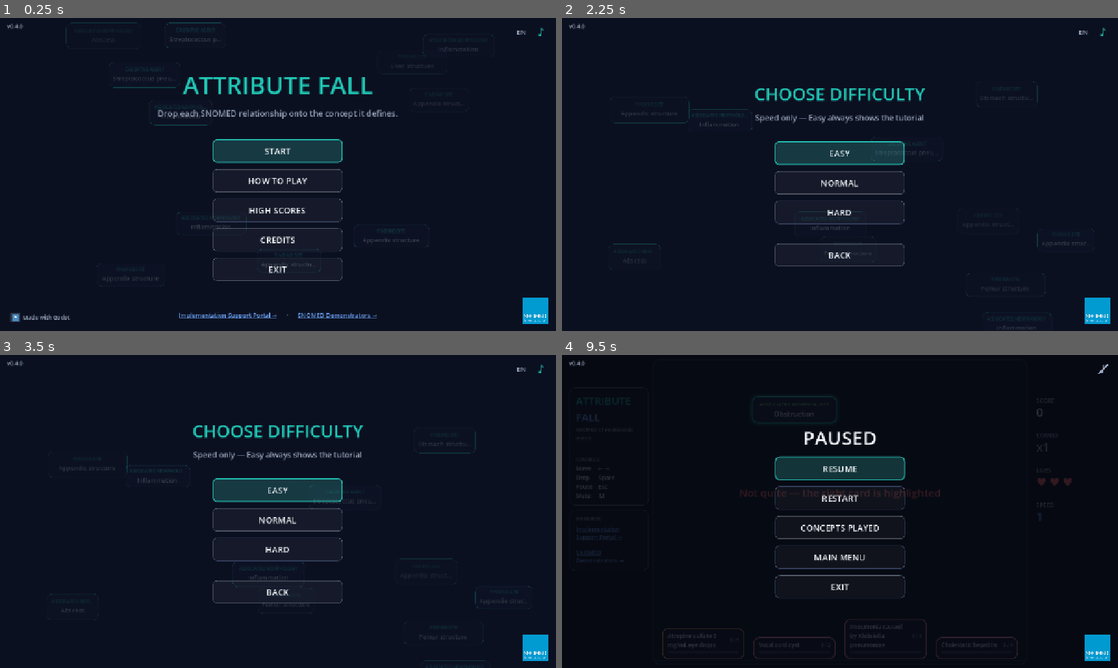
Above: before the commit, frames 1-4 (two rows, left to right).
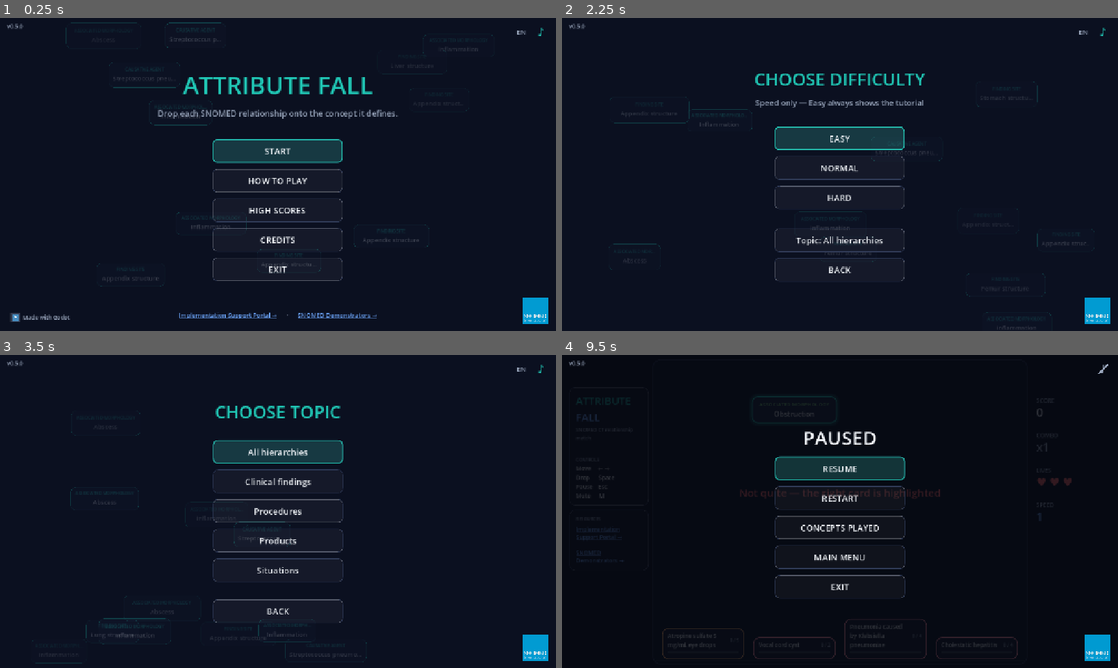
Above: after the commit, the same moments.

Repository: alopezo/attribute-fall
Game: Godot game, scene res://scenes/main.tscn
Two runs of this game, one before a commit and one after it. Both use one fixed random seed, a clock stepped at 60 frames per second and the inputs below. The engine's default icon, where the game draws it, is replaced by a stand-in: a white triangle on a blue panel in a dark square.
Inputs (mouse positions are in pixels of both pictures, inside the frame that each line leads up to):
- Up to frame 1 (0.25 s): no input
- Up to frame 2 (2.25 s): click "START" at 0.5 s; click "BACK" at 1.25 s; click "START" at 2 s
- Up to frame 3 (3.5 s): click (278, 577) at 2.75 s, where only the run after the commit has a clickable "Topic: All hierarchies"
- Up to frame 4 (9.5 s): click (840, 452) at 3.5 s, where only the run after the commit has a clickable "All hierarchies"; click "EASY" at 4.25 s; click "♪" at 5 s; tap Enter at 5.75 s; move the mouse to (701, 642) at 5.77 s; hold Right (af_right) 5.78-6.53 s; hold Space (af_hard) 5.78-6.53 s; click (701, 642) at 5.92 s; move the mouse to (795, 649) at 6.52 s; hold S 6.53-7.28 s; tap Down (af_soft) at 6.6 s; click (795, 649) at 6.67 s; move the mouse to (884, 639) at 7.27 s; hold Right (af_right) 7.28-8.78 s; tap J at 7.35 s; click (884, 639) at 7.42 s; move the mouse to (979, 649) at 8.02 s; tap L at 8.1 s; click (979, 649) at 8.17 s; move the mouse to (1006, 558) at 8.77 s; hold Left (af_left) from 8.78 s (still down); hold Space (af_hard) from 8.78 s (still down); tap Escape (af_pause) at 9.4 s

The runs differ from the first frame. In frame 1, less than 0.1% of the frame differs, in the area x 2-4%, y 1-4%; in frame 2, 5.7%; in frame 3, 6.7%, in the area x 2-96%, y 1-100%; in frame 4, less than 0.1%.

Commit message:
feat: themed play — filter the pool by hierarchy (v0.5.0)
A topic sub-menu reached from the difficulty screen lets you play a run limited
to one hierarchy: All hierarchies (default) / Clinical findings / Procedures /
Products / Situations. Reuses the concepts' existing `hier` tag — no data change.

- PrototypeData.set_theme() filters reset_pool() to the chosen hierarchy.
- Difficulty panel gains a "Topic: …" button opening the CHOOSE TOPIC sub-menu
  (State.THEME); the choice is shown there and persisted to settings.cfg.
  Default "all", so skipping it costs no extra step.
- Full EN/ES for the new strings.

Co-Authored-By: Claude Opus 4.8 <noreply@anthropic.com>

Diff:
--- a/project.godot
+++ b/project.godot
@@ -11,14 +11,13 @@
 [application]
 
 config/name="Attribute Fall"
-config/version="0.4.0"
+config/version="0.5.0"
 run/main_scene="res://scenes/main.tscn"
 config/features=PackedStringArray("4.5", "GL Compatibility")
+boot_splash/bg_color=Color(0.043137, 0.062745, 0.12549, 1)
+boot_splash/fullsize=false
+boot_splash/image="res://assets/splash.png"
 config/icon="res://assets/snomed_international.svg"
-boot_splash/bg_color=Color(0.043137, 0.062745, 0.125490, 1)
-boot_splash/image="res://assets/splash.png"
-boot_splash/fullsize=false
-boot_splash/use_filter=true
 
 [audio]
 
--- a/scripts/i18n.gd
+++ b/scripts/i18n.gd
@@ -34,6 +34,14 @@
 	"EASY": "FÁCIL",
 	"NORMAL": "NORMAL",
 	"HARD": "DIFÍCIL",
+	# Theme / topic filter
+	"CHOOSE TOPIC": "ELEGÍ EL TEMA",
+	"Topic: %s": "Tema: %s",
+	"All hierarchies": "Todas las jerarquías",
+	"Clinical findings": "Hallazgos clínicos",
+	"Procedures": "Procedimientos",
+	"Products": "Fármacos",
+	"Situations": "Situaciones",
 	# Tutorial overlay
 	"This attribute is part of the '%s' definition": "Este atributo es parte de la definición de '%s'",
 	"Move it over the card and drop — or click the card": "Llevala sobre la tarjeta y soltala — o hacé clic en la tarjeta",
--- a/scripts/main.gd
+++ b/scripts/main.gd
@@ -53,8 +53,16 @@
 # _speed_factor, so harder = faster = more points.
 const DIFFICULTY_MULT := {"easy": 0.6, "medium": 1.0, "hard": 1.6}
 const SETTINGS_PATH := "user://settings.cfg"
-
-enum State { START, HOWTO, CREDITS, DIFFICULTY, PLAYING, PAUSED, GAMEOVER, REVIEW, HIGHSCORES }
+# Theme filter keys -> display label (translated at use). "all" = whole pool.
+const THEME_NAMES := {
+	"all": "All hierarchies",
+	"finding": "Clinical findings",
+	"procedure": "Procedures",
+	"product": "Products",
+	"situation": "Situations",
+}
+
+enum State { START, HOWTO, CREDITS, DIFFICULTY, THEME, PLAYING, PAUSED, GAMEOVER, REVIEW, HIGHSCORES }
 
 # ----- game state -----
 var state: int = State.START
@@ -77,6 +85,8 @@
 var current_fall_speed := FALL_SPEED_START
 var _pieces_spawned := 0     # per-round piece counter (for the slow intro pieces)
 var _difficulty := "medium"
+var _theme := "all"
+var _theme_btn: Button
 # Tutorial state (guided first two pieces).
 var _tutorial_this_round := false   # tutorial runs during this round
 var _tutorial_correct := 0          # correct drops so far (tutorial ends at 2)
@@ -124,6 +134,7 @@
 var howto_panel: Control
 var credits_panel: Control
 var difficulty_panel: Control
+var theme_panel: Control
 var pause_panel: Control
 var gameover_panel: Control
 var go_title: Label
@@ -137,6 +148,8 @@
 	TranslationServer.set_locale(lang)
 	PrototypeData.set_language(lang)
 	_difficulty = str(_get_setting("difficulty", "medium"))
+	_theme = str(_get_setting("theme", "all"))
+	PrototypeData.set_theme(_theme)
 	_setup_fonts()
 	_setup_input()
 	set_anchors_and_offsets_preset(Control.PRESET_FULL_RECT)
@@ -446,6 +459,7 @@
 		_fill_demo()
 	if _music_btn:
 		_music_btn.tooltip_text = tr("Music on/off (M)")
+	_update_theme_btn()
 
 # SNOMED International badge, pinned bottom-right, above everything.
 func _build_logo() -> void:
@@ -1025,11 +1039,44 @@
 	var dspacer := Control.new()
 	dspacer.custom_minimum_size = Vector2(0, 16)
 	dpanel.vb.add_child(dspacer)
+	# Topic filter (opens a sub-menu; default "All" so it costs no extra step).
+	_theme_btn = _make_button("", _show_theme, false)
+	_theme_btn.auto_translate_mode = Control.AUTO_TRANSLATE_MODE_DISABLED
+	_update_theme_btn()
+	var trow := CenterContainer.new()
+	trow.add_child(_theme_btn)
+	dpanel.vb.add_child(trow)
 	var dback := _make_button("BACK", _show_menu, false)
 	var dbrow := CenterContainer.new()
 	dbrow.add_child(dback)
 	dpanel.vb.add_child(dbrow)
 	_default_focus[difficulty_panel] = first_diff_btn
+
+	# Topic / theme sub-menu (reached from the difficulty screen)
+	var tp := _make_overlay(true)
+	theme_panel = tp.root
+	_add_centered_label(tp.vb, "CHOOSE TOPIC", 40, Palette.ACCENT)
+	var tspacer := Control.new()
+	tspacer.custom_minimum_size = Vector2(0, 10)
+	tp.vb.add_child(tspacer)
+	var themes := ["all", "finding", "procedure", "product", "situation"]
+	var first_theme_btn: Button = null
+	for key in themes:
+		var tkey: String = key
+		var tbtn := _make_button(THEME_NAMES[tkey], func(): _select_theme(tkey), false)
+		if first_theme_btn == null:
+			first_theme_btn = tbtn
+		var row := CenterContainer.new()
+		row.add_child(tbtn)
+		tp.vb.add_child(row)
+	var tspacer2 := Control.new()
+	tspacer2.custom_minimum_size = Vector2(0, 12)
+	tp.vb.add_child(tspacer2)
+	var tback := _make_button("BACK", _show_difficulty, false)
+	var tbrow := CenterContainer.new()
+	tbrow.add_child(tback)
+	tp.vb.add_child(tbrow)
+	_default_focus[theme_panel] = first_theme_btn
 
 	# Pause menu
 	var p := _make_overlay()
@@ -1249,7 +1296,7 @@
 	return "[color=#9AA7BD]%s[/color]\n" % tr("Card border color = concept hierarchy:") + "     ".join(parts)
 
 func _show_only(panel: Control) -> void:
-	for pnl in [start_panel, howto_panel, credits_panel, difficulty_panel, pause_panel, gameover_panel, review_panel, highscores_panel]:
+	for pnl in [start_panel, howto_panel, credits_panel, difficulty_panel, theme_panel, pause_panel, gameover_panel, review_panel, highscores_panel]:
 		if pnl:
 			pnl.visible = (pnl == panel)
 	if panel != null and not _input_guard and _default_focus.has(panel):
@@ -1280,6 +1327,22 @@
 	_difficulty = d
 	_set_setting("difficulty", d)
 	start_round()
+
+func _show_theme() -> void:
+	state = State.THEME
+	_show_only(theme_panel)
+
+func _select_theme(t: String) -> void:
+	_theme = t
+	_set_setting("theme", t)
+	PrototypeData.set_theme(t)
+	_update_theme_btn()
+	_show_difficulty()
+
+func _update_theme_btn() -> void:
+	if _theme_btn:
+		var name_key: String = THEME_NAMES.get(_theme, THEME_NAMES["all"])
+		_theme_btn.text = tr("Topic: %s") % tr(name_key)
 
 func _exit_game() -> void:
 	get_tree().quit()
@@ -1430,6 +1493,7 @@
 
 	# Infinite mode: fill the 4 lanes from an endless, reshuffling pool.
 	played_concepts.clear()
+	PrototypeData.set_theme(_theme)
 	PrototypeData.reset_pool()
 	for i in LANE_COUNT:
 		active_concepts[i] = PrototypeData.next_runtime_concept()
@@ -1657,7 +1721,7 @@
 		_version_label.visible = state != State.PLAYING   # menus only, not while playing
 	if _lang_btn:
 		# switching is safe only in the static menus (no live piece bag to desync)
-		_lang_btn.visible = state == State.START or state == State.HOWTO or state == State.CREDITS or state == State.DIFFICULTY
+		_lang_btn.visible = state == State.START or state == State.HOWTO or state == State.CREDITS or state == State.DIFFICULTY or state == State.THEME
 	if state != State.PLAYING or current_piece == null or input_locked:
 		return
 	if _tutorial_line != null:
@@ -1707,6 +1771,9 @@
 		State.DIFFICULTY:
 			if event.is_action_pressed("ui_cancel") or event.is_action_pressed("af_pause"):
 				_show_menu()
+		State.THEME:
+			if event.is_action_pressed("ui_cancel") or event.is_action_pressed("af_pause"):
+				_show_difficulty()
 		State.PLAYING:
 			if _tutorial_hold and (event.is_action_pressed("af_left") or event.is_action_pressed("af_right") \
 					or event.is_action_pressed("af_soft") or event.is_action_pressed("af_hard")):
--- a/scripts/prototype_data.gd
+++ b/scripts/prototype_data.gd
@@ -23,6 +23,21 @@
 
 static func _data_path() -> String:
 	return DATA_PATH_ES if _lang == "es" else DATA_PATH_EN
+
+# Theme filter: "all" or a hierarchy key ("finding"/"procedure"/"product"/
+# "situation"). Applied on the next reset_pool().
+static var _theme := "all"
+static func set_theme(t: String) -> void:
+	_theme = t
+
+static func _pool_indices() -> Array:
+	var idx: Array = []
+	for i in _all.size():
+		if _theme == "all" or String(_all[i].get("hier", "")) == _theme:
+			idx.append(i)
+	if idx.is_empty():          # safety: unknown/empty theme -> whole pool
+		idx = range(_all.size())
+	return idx
 
 # Minimal fallback so the game still runs if the JSON is missing.
 const FALLBACK := [
@@ -74,7 +89,7 @@
 # Start a fresh shuffled walk over the whole pool.
 static func reset_pool() -> void:
 	_load()
-	_order = range(_all.size())
+	_order = _pool_indices()
 	_order.shuffle()
 	_cursor = 0
 
Not shown, changed: export_presets.cfg
